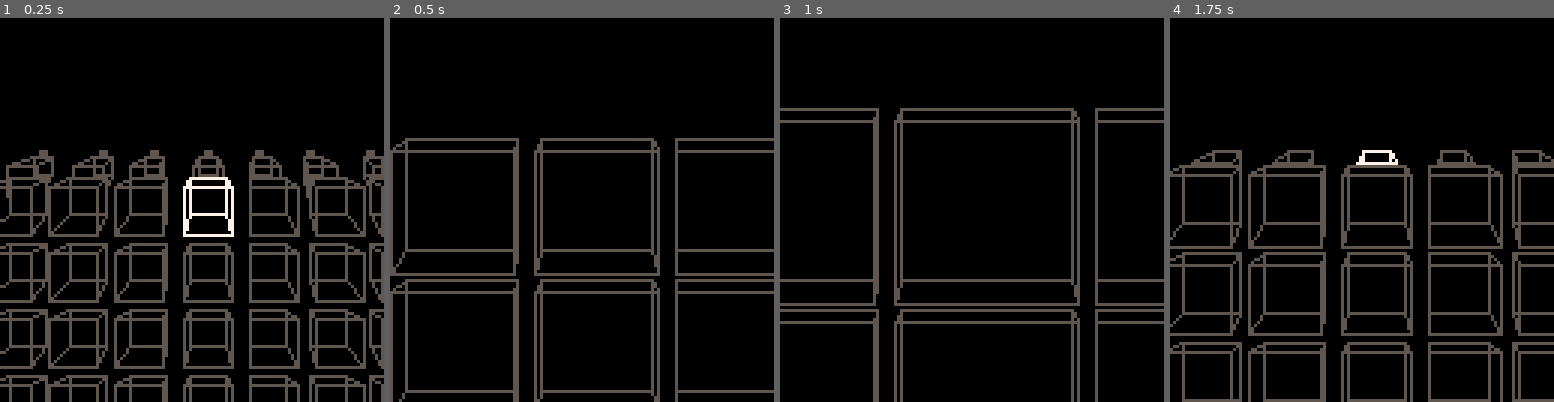
Above: before the commit, frames 1-4 (left to right).
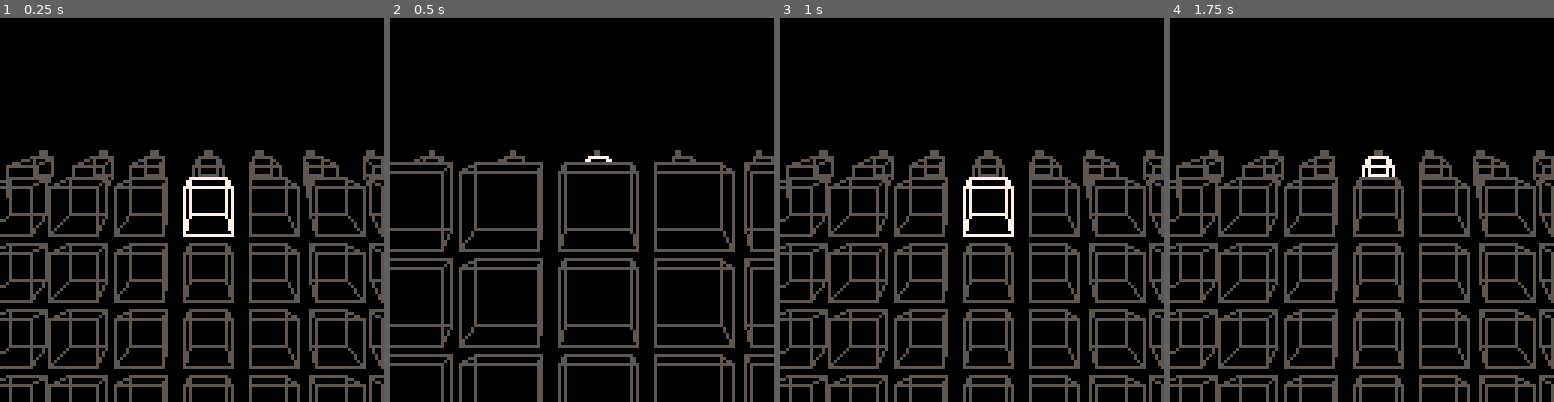
Above: after the commit, the same moments.

Repository: abemassry/dimensional-jump
Game: PICO-8 cartridge 3d_2.p8
Same seed, same stepped clock (60 frames per second), same inputs: the game is played once before the commit and once after it.
Inputs:
- Up to frame 1 (0.25 s): no input
- Up to frame 2 (0.5 s): tap X (X key) at 0.33 s
- Up to frame 3 (1 s): tap O (Z key) at 0.7 s
- Up to frame 4 (1.75 s): tap X (X key) at 1.07 s; hold Right from 1.6 s (still down); tap O (Z key) at 1.7 s

Frame 1 is identical in both runs. In frame 2, 18% of the frame differs, in the area x 0-100%, y 31-100%; in frame 3, 21%; in frame 4, 26%, in the area x 0-100%, y 34-100%.

Commit message:
got jump forward working into screen

Diff:
--- a/3d_2.p8
+++ b/3d_2.p8
@@ -13,6 +13,7 @@
 	ynudge = 0
 	xcpos = 0
 	jumpanim = 0
+	startanim = 0
 	leftpress = false
 	rightpress = false
 	uppress = false
@@ -129,13 +130,16 @@
 
 	if (jumppress == true) then
 		current = -10
-		jumpanim -= 2.5
+		if (startanim > 5) then
+			jumpanim -= 2.5
+		end
 	end
 
 	if (jumpanim < -50) then
 		jumpanim = 0
 		jumppress = false
 		current = prevcurrent
+		startanim = 0
 	end
 
 
@@ -159,30 +163,30 @@
 	end
 	for i=0,0 do
 		ydiff = -10 + (i * 20) - (level*4)
-		zdiff = (3 + (jumpanim * .2))
+		zdiff = 3 -- + (jumpanim * .2)
 		depth = 5
 		if (level > 0) ydiff = ydiff + 5
 		if (level >= 3) ydiff = ydiff + 6
 		c = 5
-		if (prevcurrent == 3 and jumppress == true) c = 7
+		if (prevcurrent == 3 and jumppress == true and level == 0) c = 7
 		setup_block((jumpanim*-3)+xcpos+64+55,64+ydiff,zdiff,depth,12+xnudge,u,c)
 		c = 5
-		if (prevcurrent == 2 and jumppress == true) c = 7
+		if (prevcurrent == 2 and jumppress == true and level == 0) c = 7
 		setup_block((jumpanim*-2)+xcpos+64+35,64+ydiff,zdiff,depth,10+xnudge,u,c)
 		c = 5
-		if (prevcurrent == 1 and jumppress == true) c = 7
+		if (prevcurrent == 1 and jumppress == true and level == 0) c = 7
 		setup_block((jumpanim*-1)+xcpos+64+18,64+ydiff,zdiff,depth,8+xnudge,u,c)
 		c = 5
-		if (prevcurrent == 0 and jumppress == true) c = 7
+		if (prevcurrent == 0 and jumppress == true and level == 0) c = 7
 		setup_block(xcpos+64,64+ydiff,zdiff,depth,7+xnudge,u,c)
 		c = 5
-		if (prevcurrent == -1 and jumppress == true) c = 7
+		if (prevcurrent == -1 and jumppress == true and level == 0) c = 7
 		setup_block((jumpanim*1)+xcpos+64-18,64+ydiff,zdiff,depth,4+xnudge,u,c)
 		c = 5
-		if (prevcurrent == -2 and jumppress == true) c = 7
+		if (prevcurrent == -2 and jumppress == true and level == 0) c = 7
 		setup_block((jumpanim*2)+xcpos+64-35,64+ydiff,zdiff,depth,2+xnudge,u,c)
 		c = 5
-		if (prevcurrent == -3 and jumppress == true) c = 7
+		if (prevcurrent == -3 and jumppress == true and level == 0) c = 7
 		setup_block((jumpanim*3)+xcpos+64-55,64+ydiff,zdiff,depth,0+xnudge,u,c)
 	end
 	for j=0,3 do
@@ -212,6 +216,8 @@
 		if (current == -3 and j == level) c = 7
 		setup_block((jumpanim*3)+xcpos+64-60,((j * -1)*(jumpanim*1.))+64+ydiff,i,depth,0+xnudge,u,c)
 	end
+	if (jumppress == true) startanim += 1
+
 
 end
 
